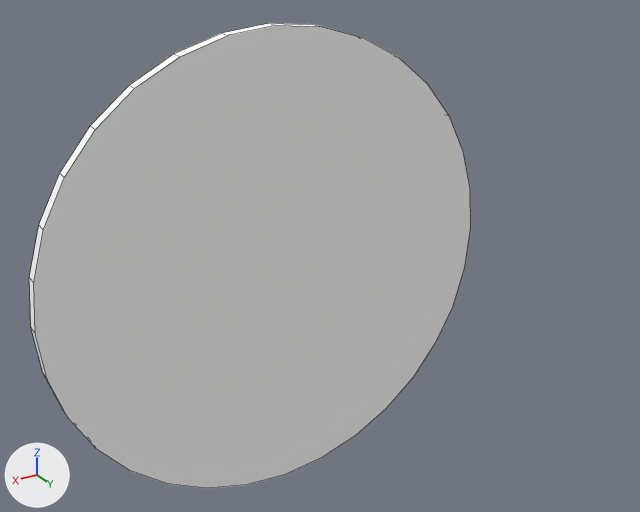
Two versions of the Blender file railways3d/src/main/resources/Textures/blocks/swi-r-1-red.blend, one commit apart.
Before and after are seen from a 50 mm lens placed at (2.504, 36.026, 4.827), pointed at (1.99, 35.169, 4.399). Every picture has the same lights, and +X, +Y and +Z are marked at lower left. Mesh edges are drawn as thin lines.

In view in the first picture: 'Semaphore.001'.
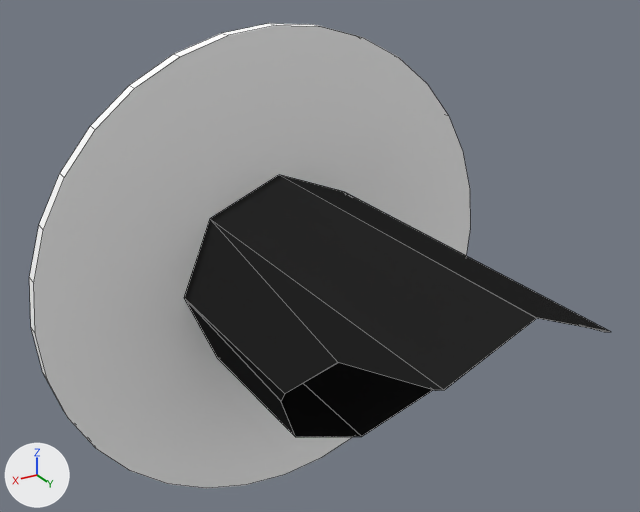
What changed in the scene script:
```text
Add mat_material_001:
    mat_material_001 = diffuse_material('Material.001')
    mat_material_001.base_color = (0.0188, 0.0188, 0.0188)  # black #252525
Add mat_material:
    mat_material = diffuse_material('Material')
    mat_material.base_color = (0.0188, 0.0188, 0.0188)  # black #252525
Add me_cylinder_002:
    me_cylinder_002.from_pydata(...)  # 22 vertices, 12 faces; spans x -0.1..0.1, y -0.25..0.25, z -0.1..0.1
    me_cylinder_002.materials.append(mat_material_001)  # black #252525
Add me_cylinder:
    me_cylinder.from_pydata(...)  # 22 vertices, 12 faces; spans x -0.1..0.1, y -0.25..0.25, z -0.1..0.1
    me_cylinder.materials.append(mat_material)  # black #252525
Add ob_outer:
    ob_outer = bpy.data.objects.new('outer', me_cylinder_002)
    ob_outer.location = (1.954, 35.25, 4.3)
    ob_outer.rotation_euler = (0.0, 0.0, 3.142)  # degrees (0, 0, 180)
    ob_outer.scale = (1.5, 1.0, 1.5)
Add ob_inner:
    ob_inner = bpy.data.objects.new('inner', me_cylinder)
    ob_inner.location = (1.954, 35.25, 4.3)
    ob_inner.rotation_euler = (0.0, 0.0, 3.142)  # degrees (0, 0, 180)
    ob_inner.scale = (1.5, 1.0, 1.5)
```

Changed parts and their boxes (x1, y1, x2, y2) in the pictures (640 x 512 px):
'outer', added (black)
    after: (184, 175, 610, 437)
'inner', added (black)
    after: (281, 318, 609, 437)
